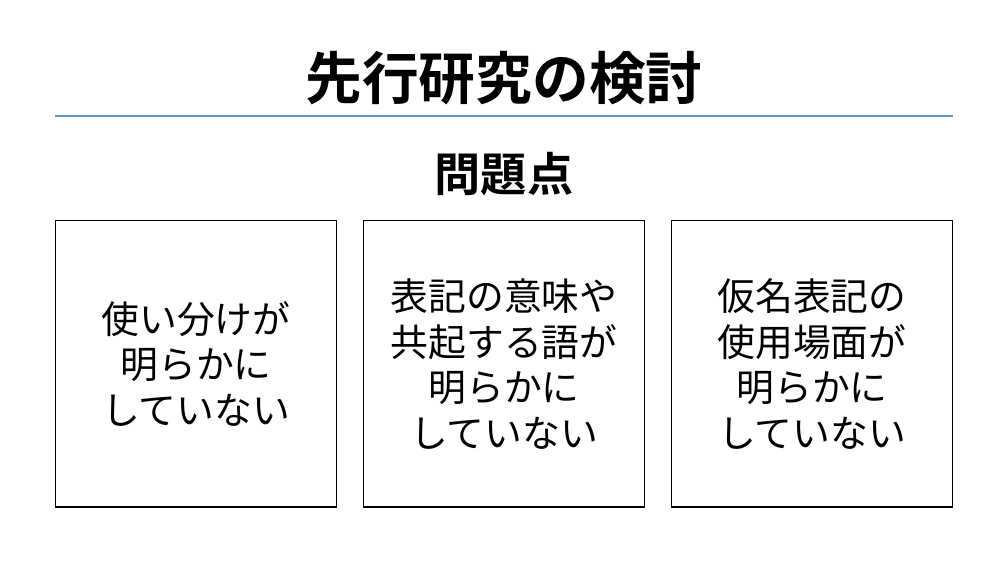
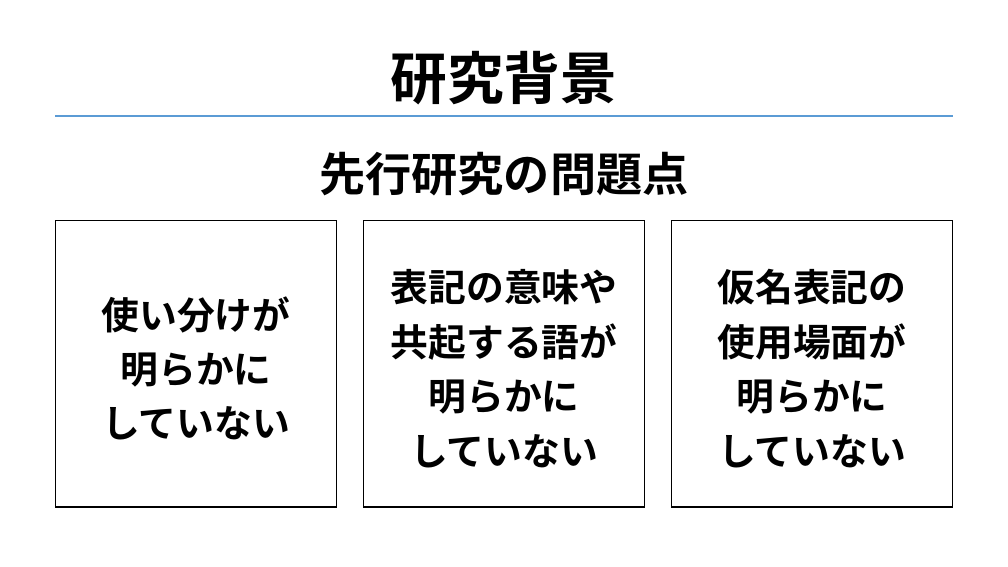
Before and after one commit to 3x3y3z3t/paper, a slide deck: slide 19 of 発表用/PPT.pptx (slide 21 before the commit). Drawn at 1008x567 pixels with LibreOffice and Linux fonts; fonts in the diff are those of the drawing; background and template pictures are left out. Boxes give left, top, right and bottom in pixels: in the first picture for what was removed or moved away, otherwise in the second. Text is boxed around its words. In the diff, an @@ line names an element or a change of style, - is before the commit and + after.

```diff
--- a/発表用/PPT.pptx
+++ b/発表用/PPT.pptx
@@ text at <box>391,50,618,105</box>: text changed @@
-先行研究の検討
+研究背景
@@ text at <box>319,151,689,196</box>: text changed @@
-問題点
+先行研究の問題点
@@ bold on; line spacing 1 to 1.2 in 3 elements at <box>55,221,337,507</box>, <box>364,221,645,507</box>, <box>671,221,953,507</box> @@
```
Also in this commit, not shown: 15 other slides changed, 33 slides added, 3 slides removed, 1 other file.
